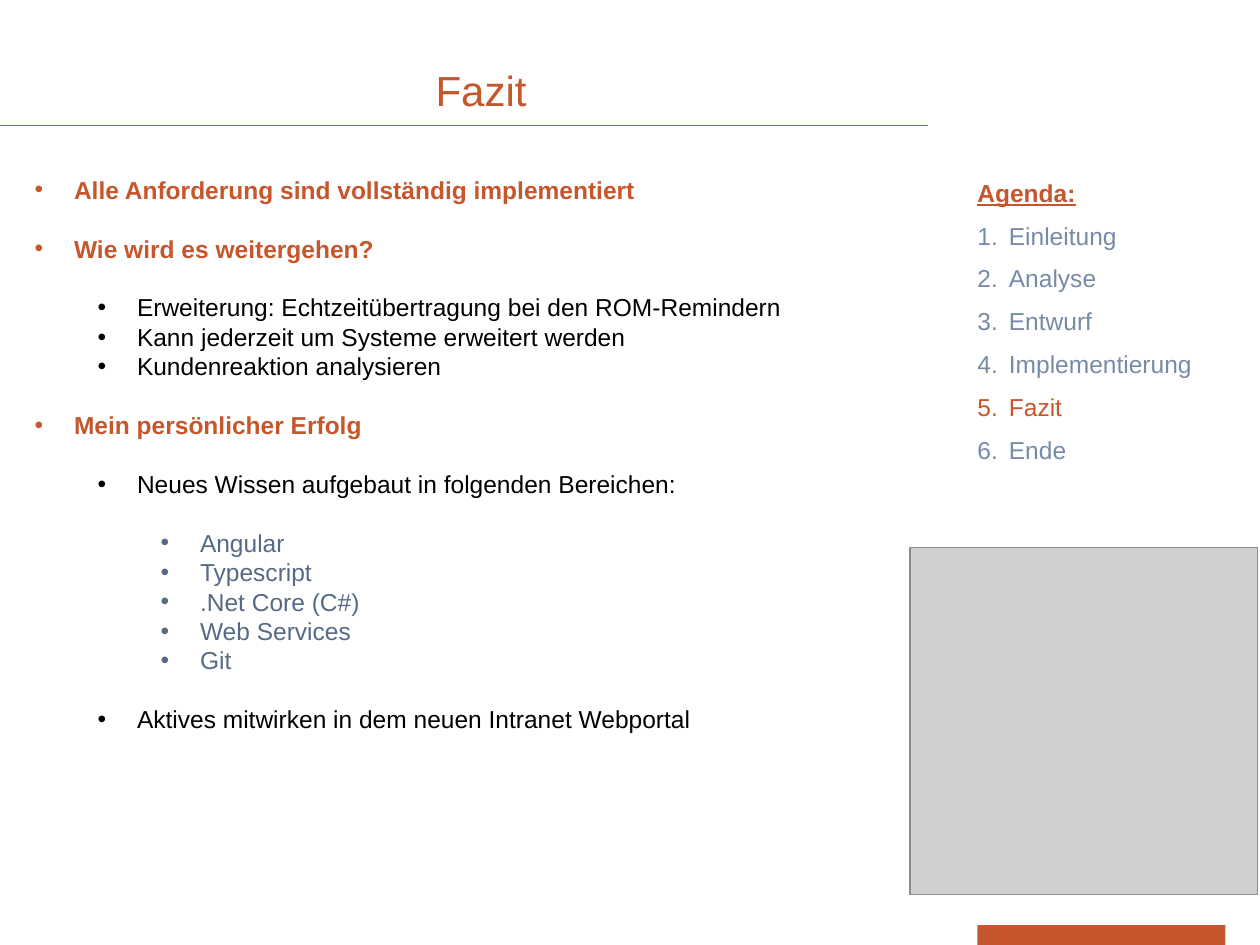
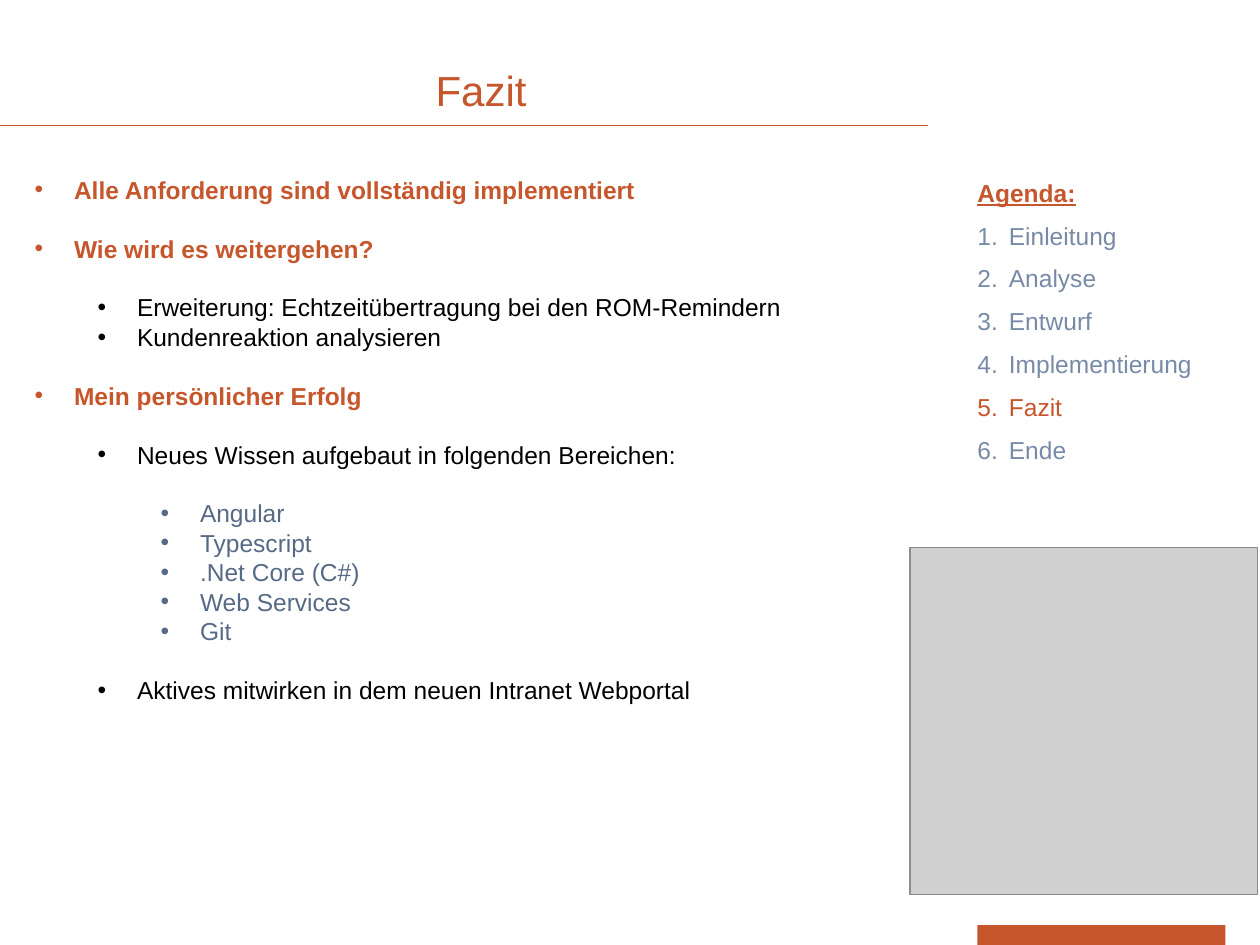
Before and after one commit to devonik/myownpage, a slide deck: slide 16 of PräsentationOhneVideo.pptx (slide 17 before the commit). Drawn at 1260x945 pixels with LibreOffice and Linux fonts; fonts in the diff are those of the drawing; grey boxes stand for pictures; background and template pictures are left out. Boxes give left, top, right and bottom in pixels: in the first picture for what was removed or moved away, otherwise in the second. Text is boxed around its words. In the diff, an @@ line names an element or a change of style, - is before the commit and + after.

```diff
--- a/PräsentationOhneVideo.pptx
+++ b/PräsentationOhneVideo.pptx
@@ text at bbox=[137, 328, 625, 351]: paragraph removed @@
-  • Kann jederzeit um Systeme erweitert werden
```
Also in this commit, not shown: 13 other slides changed.
